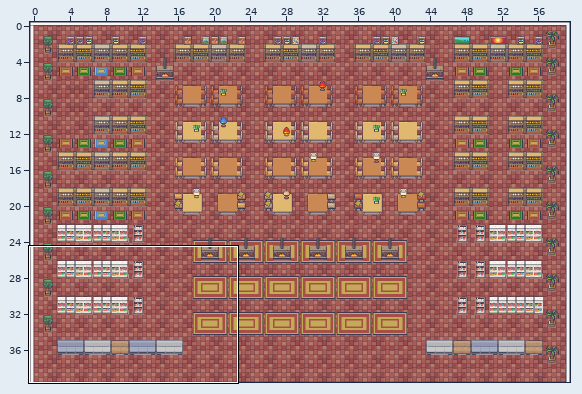
Level history. Tiled map: assets/library.tmx. The first picture is a wide view before the edit; the outline marks the close-up.
Close-up. As it was:
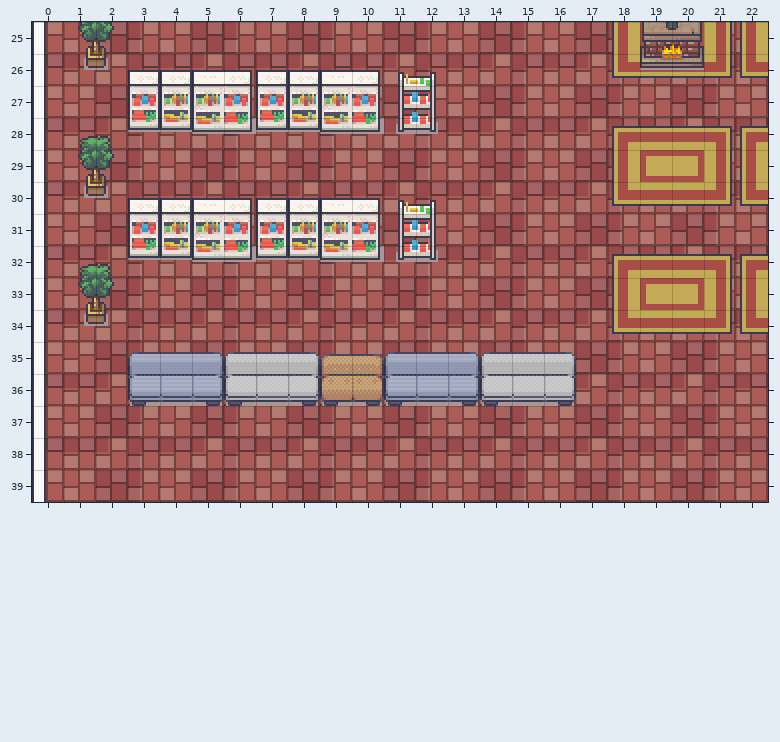
Cells are 16x16 px. Shown: x 0..22, y 25..39. The commit also changed other parts of the map, which this record leaves out.
The same view after the edit:
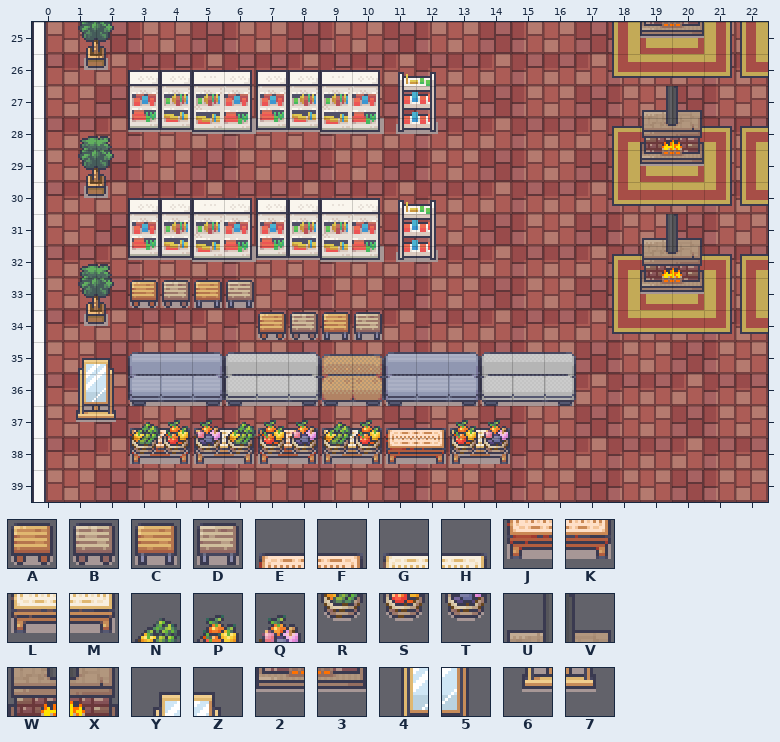
Key: from "Interiors_free_16x16": A 500, B 501, C 502, D 503, E 818, F 819, G 820, H 821, J 834, K 835, L 836, M 837, N 848, P 849, Q 850, R 864, S 865, T 866, U 1092, V 1093, W 1108, X 1109, Y 1112, Z 1113, 2 1124, 3 1125, 4 1128, 5 1129, 6 1144, 7 1145.
_ is an empty cell, . an unchanged one.
Tiles of an added or newly shown layer are drawn over the layers below it.
The edit:
--- layer "圖塊層 2"
@@ x 3..10 @@
-33 ____....
-34 ....____
+33 ABCD....
+34 ....ABCD
--- layer "圖塊層 3"
@@ x 19..20 @@
-25 WX
-26 23
-27 __
-28 __
-29 __
+25 23
+26 __
+27 UV
+28 WX
+29 23
@@ x 19..20 @@
-31 __
-32 __
-33 __
+31 UV
+32 WX
+33 23
@@ x 3..14 @@
-37 ____________
-38 ____________
+37 EFGHEFGHEFGH
+38 JKLMJKLMJKLM
--- layer "圖塊層 4" (added)
@@ x 1..14 @@
-35 __............
-36 __............
-37 __________..__
-38 ..________..__
+35 YZ............
+36 45............
+37 67NPQNPQNP..PQ
+38 ..RSTRSTRS..ST
Pixel boxes of the changes (left, top, right, bottom) in both close-ups:
changed: (640, 22, 704, 166)
added: (640, 214, 704, 294)
added: (130, 280, 382, 340)
added: (76, 358, 510, 464)
